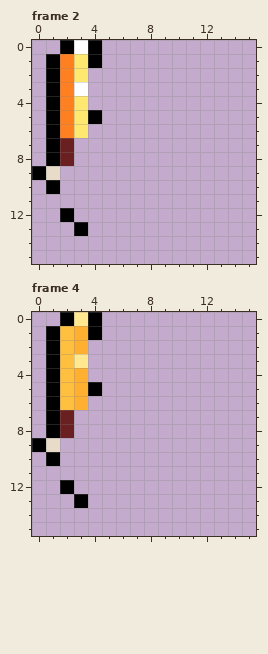
Pixel-art file, stored at resources/gfx/gear/main_hand/infernal/InfernalGreatsword-UpRight.aseprite. The picture above was drawn from the file before the commit.
16x16 pixels, 4 frames. Shown: frame 2, frame 4.
Now the later version:
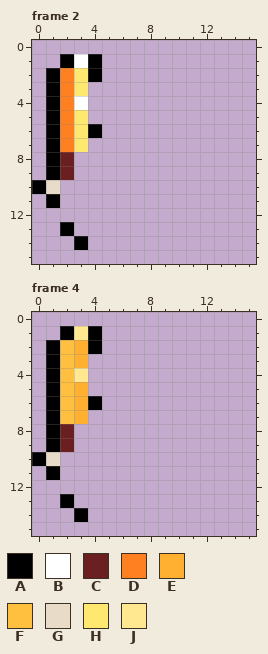
Palette (. is transparent): A #000000  B #ffffff  C #6a2020  D #ff8020  E #ffb030  F #ffc040  G #e8dcc8  H #ffe870  J #ffe890
From old to new:
Frame 2, layer "Main Hand":
The author put colour A in row 2 at x 4; in row 6 at x 4; in row 10 at x 0; in row 11 at x 1; in row 13 at x 2; in row 14 at x 3.
Colour D becomes colour A in row 1 at x 2.
Colour G becomes colour A in row 9 at x 1.
Colour H becomes colour B in row 1 at x 3; in row 4 at x 3.
The author put colour C in row 9 at x 2.
Colour C becomes colour D in row 7 at x 2.
Colour A becomes colour G in row 10 at x 1.
The author put colour H in row 7 at x 3.
Colour B becomes colour H in row 3 at x 3.
Colour A is gone in row 0 at x 2 and 4; in row 1 at x 1; in row 5 at x 4; in row 9 at x 0; in row 12 at x 2; in row 13 at x 3.
Colour B is gone in row 0 at x 3.
Frame 4, layer "Main Hand":
The author put colour A in row 2 at x 4; in row 6 at x 4; in row 10 at x 0; in row 11 at x 1; in row 13 at x 2; in row 14 at x 3.
Colour F becomes colour A in row 1 at x 2.
Colour G becomes colour A in row 9 at x 1.
The author put colour C in row 9 at x 2.
The author put colour E in row 7 at x 3.
Colour J becomes colour E in row 3 at x 3.
Colour C becomes colour F in row 7 at x 2.
Colour A becomes colour G in row 10 at x 1.
Colour E becomes colour J in row 1 at x 3; in row 4 at x 3.
Colour A is gone in row 0 at x 2 and 4; in row 1 at x 1; in row 5 at x 4; in row 9 at x 0; in row 12 at x 2; in row 13 at x 3.
Colour J is gone in row 0 at x 3.
Pixel boxes of the changes (left, top, right, bottom) in both pictures:
changed: (32, 40, 102, 250)
changed: (32, 312, 102, 522)
